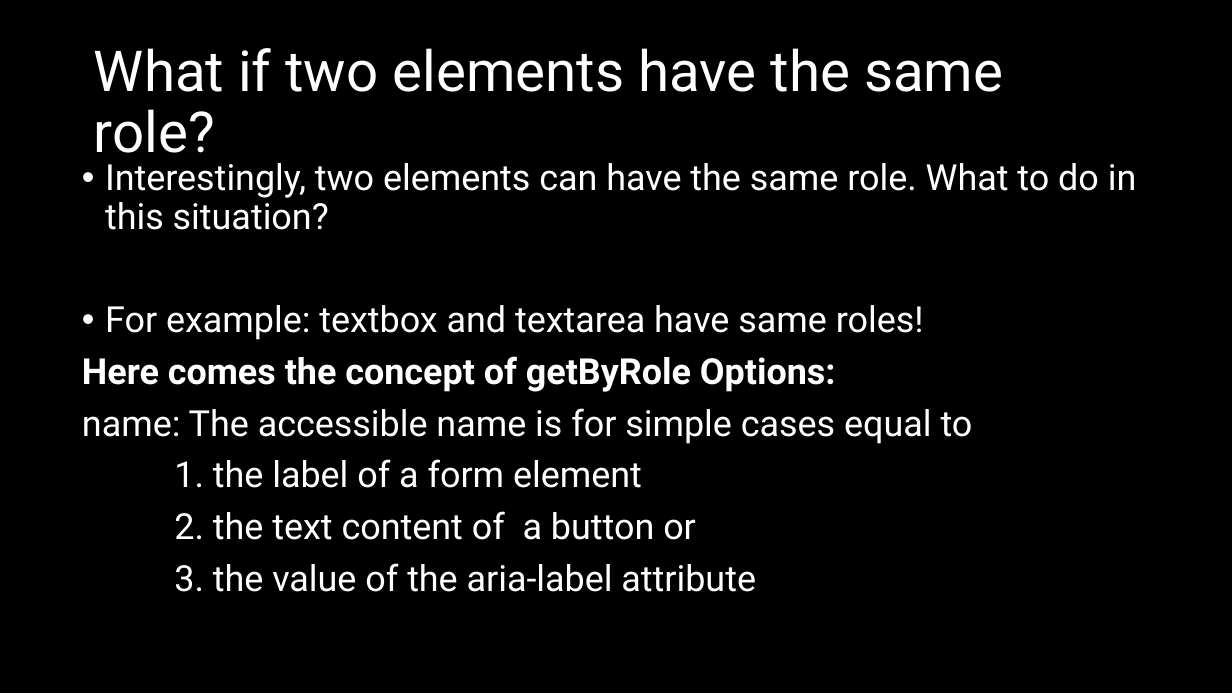
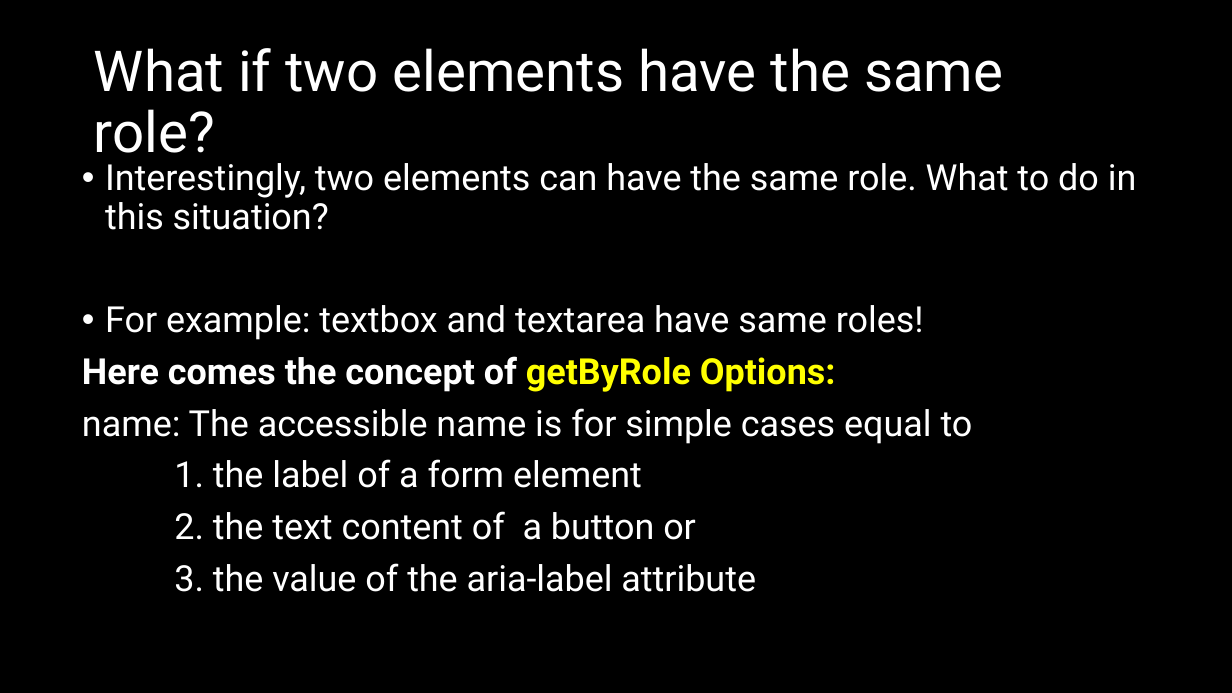
Before and after one commit to natiquekeyin/winter2025, a slide deck: slide 29 of JavaScript/Week12/Week12.pptx. Drawn at 1232x693 pixels with LibreOffice and Linux fonts; fonts in the diff are those of the drawing. Boxes give left, top, right and bottom in pixels: in the first picture for what was removed or moved away, otherwise in the second. Text is boxed around its words. In the diff, an @@ line names an element or a change of style, - is before the commit and + after.

```diff
--- a/JavaScript/Week12/Week12.pptx
+++ b/JavaScript/Week12/Week12.pptx
@@ text at (x1=82, y1=356, x2=836, y2=392): text colour #FFFFFF to #FFFF00 in "getByRole Options:" @@
```
Also in this commit, not shown: 1 slide added, 2 slides removed, 3 other files.
